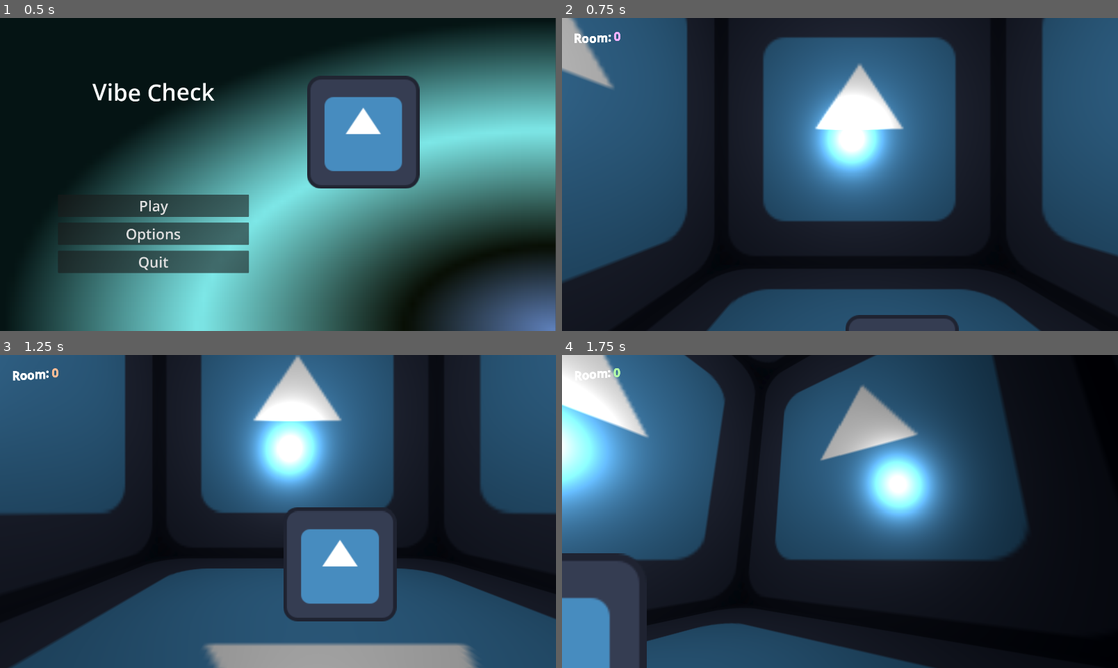
Above: before the commit, frames 1-4 (two rows, left to right).
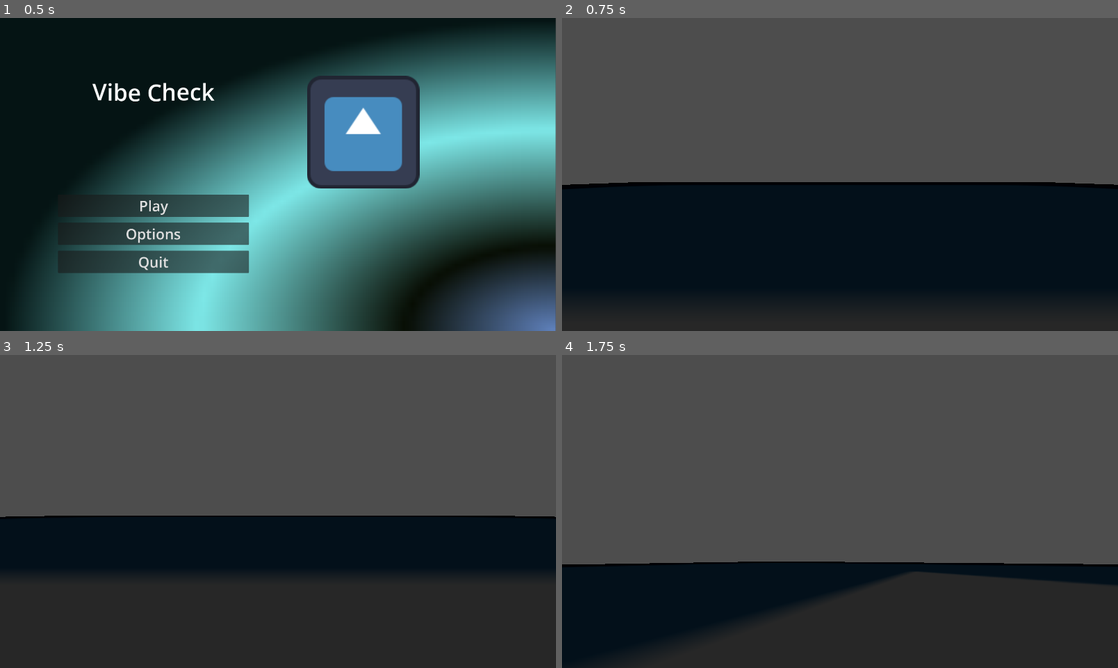
Above: after the commit, the same moments.

Repository: puregarlic/ld59-vibe-check
Game: Godot game, scene res://main.tscn
Two runs of this game, one before a commit and one after it. Both use one fixed random seed, a clock stepped at 60 frames per second and the inputs below. The engine's default icon, where the game draws it, is replaced by a stand-in: a white triangle on a blue panel in a dark square.
Inputs (mouse positions are in pixels of both pictures, inside the frame that each line leads up to):
- Up to frame 1 (0.5 s): no input
- Up to frame 2 (0.75 s): click "Play" at 0.5 s
- Up to frame 3 (1.25 s): no input
- Up to frame 4 (1.75 s): move the mouse to (867, 511) at 1.27 s; press the mouse at (867, 511) at 1.28 s; hold W (forward) from 1.28 s (still down)

Frame 1 is identical in both runs. In frame 2, 73% of the frame differs, in the area x 0-100%, y 0-100%; in frame 3, 80%; in frame 4, 86%.

Commit message:
Change default scene

Diff:
--- /dev/null
+++ b/vibe-check/levels/test-map.tscn
@@ -0,0 +1,38 @@
+[gd_scene format=3 uid="uid://6r63no5njc8c"]
+
+[ext_resource type="PackedScene" uid="uid://vwph3t41sjuk" path="res://objects/player/player.tscn" id="1_2rvaj"]
+[ext_resource type="Texture2D" uid="uid://dtdh3db48isp8" path="res://icon.svg" id="2_snda6"]
+
+[sub_resource type="StandardMaterial3D" id="StandardMaterial3D_i8eox"]
+albedo_texture = ExtResource("2_snda6")
+metallic = 0.72
+metallic_specular = 0.42
+roughness = 0.31
+uv1_scale = Vector3(3, 2, 1)
+
+[sub_resource type="BoxMesh" id="BoxMesh_ra1lw"]
+material = SubResource("StandardMaterial3D_i8eox")
+size = Vector3(18, 1, 18)
+
+[sub_resource type="BoxShape3D" id="BoxShape3D_huwvj"]
+size = Vector3(18, 1, 18)
+
+[sub_resource type="Environment" id="Environment_2rvaj"]
+ambient_light_energy = 4.0
+
+[node name="TestMap" type="Node3D" unique_id=34298709]
+
+[node name="Character" parent="." unique_id=824811208 instance=ExtResource("1_2rvaj")]
+transform = Transform3D(1, 0, 0, 0, 1, 0, 0, 0, 1, -0.69684047, 1.8031249, 2.298313)
+
+[node name="Floor" type="MeshInstance3D" parent="." unique_id=634913152]
+transform = Transform3D(10, 0, 0, 0, 10, 0, 0, 0, 10, 0, -5, 0)
+mesh = SubResource("BoxMesh_ra1lw")
+
+[node name="StaticBody3D" type="StaticBody3D" parent="Floor" unique_id=2129206428]
+
+[node name="CollisionShape3D" type="CollisionShape3D" parent="Floor/StaticBody3D" unique_id=1997067091]
+shape = SubResource("BoxShape3D_huwvj")
+
+[node name="WorldEnvironment" type="WorldEnvironment" parent="." unique_id=547818075]
+environment = SubResource("Environment_2rvaj")
--- a/vibe-check/main.tscn
+++ b/vibe-check/main.tscn
@@ -1,14 +1,14 @@
-[gd_scene load_steps=3 format=3 uid="uid://dy50n8fm3t3o6"]
+[gd_scene format=3 uid="uid://dy50n8fm3t3o6"]
 
 [ext_resource type="Script" uid="uid://4f6skfjdkd76" path="res://main.gd" id="1_0xm2m"]
 [ext_resource type="PackedScene" uid="uid://cs3t31xfsrywp" path="res://world/world.tscn" id="1_ig7tw"]
 
-[node name="Main" type="Node"]
+[node name="Main" type="Node" unique_id=1695867837]
 script = ExtResource("1_0xm2m")
 
-[node name="World" parent="." instance=ExtResource("1_ig7tw")]
+[node name="World" parent="." unique_id=890814892 instance=ExtResource("1_ig7tw")]
 
-[node name="GUI" type="AspectRatioContainer" parent="."]
+[node name="GUI" type="AspectRatioContainer" parent="." unique_id=864065388]
 anchors_preset = 15
 anchor_right = 1.0
 anchor_bottom = 1.0
--- a/vibe-check/world/world.gd
+++ b/vibe-check/world/world.gd
@@ -5,7 +5,7 @@
 
 @onready var main_menu_scene : PackedScene = preload("res://gui/main_menu/main_menu.tscn")
 
-@onready var level_scene : PackedScene = preload("res://levels/example/example.tscn")
+@onready var level_scene : PackedScene = preload("res://levels/test-map.tscn")
 @onready var room_gui_scene : PackedScene = preload("res://gui/rooms/rooms.tscn")
 
 @onready var pause_menu_scene : PackedScene = preload("res://gui/pause_menu/pause_menu.tscn")
@@ -45,9 +45,9 @@
 	for child in gui.get_children():
 		child.queue_free()
 
-	var room_gui : RoomInterface = room_gui_scene.instantiate()
-	gui.add_child(room_gui)
-	room_gui.set_room_number(room_number)
+	#var room_gui : RoomInterface = room_gui_scene.instantiate()
+	#gui.add_child(room_gui)
+	#room_gui.set_room_number(room_number)
 
 	Input.mouse_mode = Input.MOUSE_MODE_CAPTURED
 	state = WorldState.ROOMS
@@ -63,12 +63,12 @@
 	for gui_child in gui.get_children():
 		gui_child.queue_free()
 
-	var room_gui : RoomInterface = room_gui_scene.instantiate()
-	gui.add_child(room_gui)
-	room_gui.set_room_number(room_number)
+	#var room_gui : RoomInterface = room_gui_scene.instantiate()
+	#gui.add_child(room_gui)
+	#room_gui.set_room_number(room_number)
 
 	var level = level_scene.instantiate()
-	level.set_room(room_number)
+	#level.set_room(room_number)
 	add_child(level)
 
 	Input.mouse_mode = Input.MOUSE_MODE_CAPTURED
